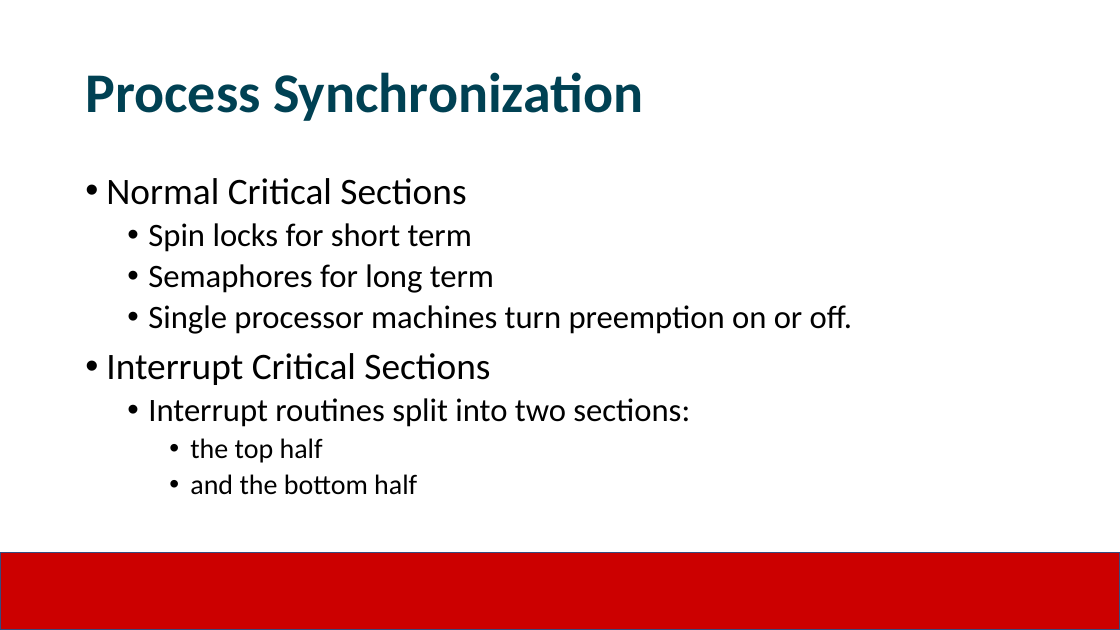
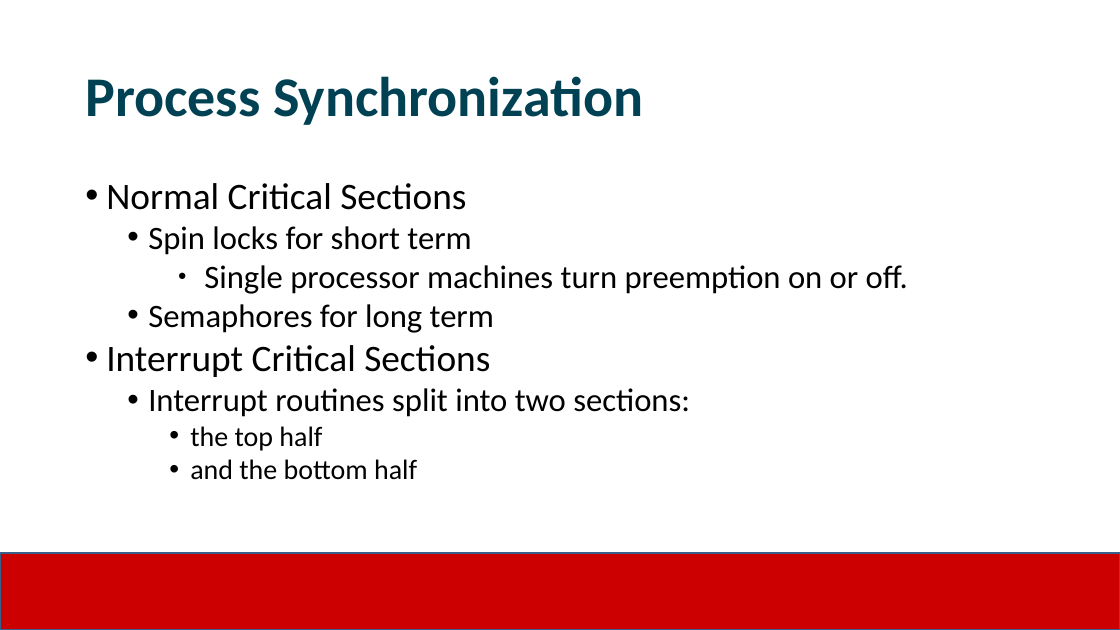
Before and after one commit to JimmyJHickey/Rambunctious-Homunculi, a slide deck: slide 7 of reports/RedHat_Presentation.pptx. Drawn at 1120x630 pixels with LibreOffice and Linux fonts; fonts in the diff are those of the drawing; background and template pictures are left out. Boxes give left, top, right and bottom in pixels: in the first picture for what was removed or moved away, otherwise in the second. Text is boxed around its words. In the diff, an @@ line names an element or a change of style, - is before the commit and + after.

```diff
--- a/reports/RedHat_Presentation.pptx
+++ b/reports/RedHat_Presentation.pptx
@@ text "Process Synchronization" at box(85, 76, 643, 125): line spacing 0.9 to 1 @@
@@ text at box(106, 183, 690, 480): line spacing 0.9 to 1; less space between paragraphs @@
@@ text at box(204, 265, 908, 294): paragraph added @@
+    ● Single processor machines turn preemption on or off.
@@ text at box(148, 305, 852, 334): paragraph removed @@
-  • Single processor machines turn preemption on or off.
@@ rectangle at box(0, 553, 1120, 630): outline #374B7F 1 pt to #3A5F8C 2 pt @@
```
Also in this commit, not shown: 10 other slides changed.
